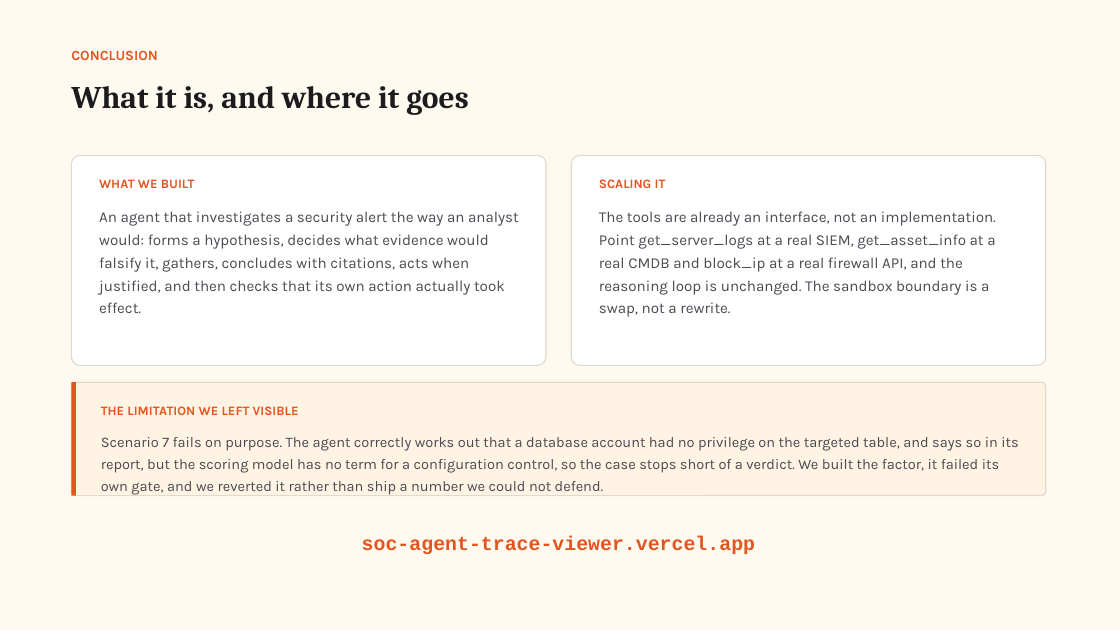
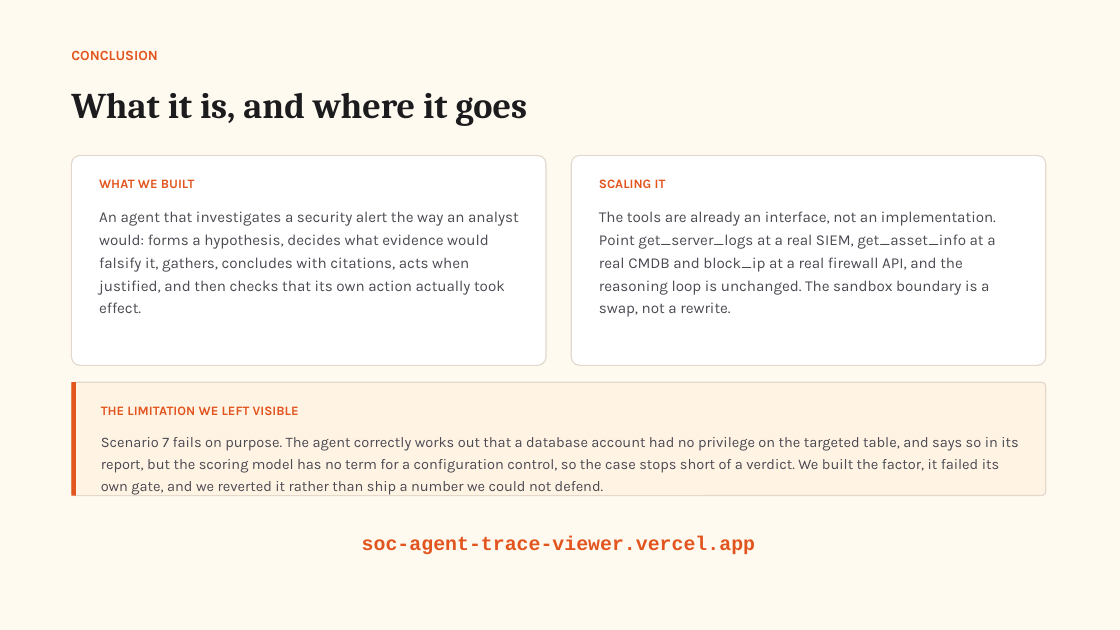
Before and after one commit to Graybeep/Dropout_Autonomous-SOC-Investigation-Response-Agent, a slide deck: slide 10 of deck.pptx (slide 11 before the commit). Drawn at 1120x630 pixels with LibreOffice and Linux fonts; fonts in the diff are those of the drawing. Boxes give left, top, right and bottom in pixels: in the first picture for what was removed or moved away, otherwise in the second. Text is boxed around its words. In the diff, an @@ line names an element or a change of style, - is before the commit and + after.

```diff
--- a/deck.pptx
+++ b/deck.pptx
@@ text "What it is, and where ..." at (71, 93, 527, 126): size 27 to 31 pt @@
```
Also in this commit, not shown: 7 other slides changed, 1 slide added, 2 slides removed, 3 other files.
